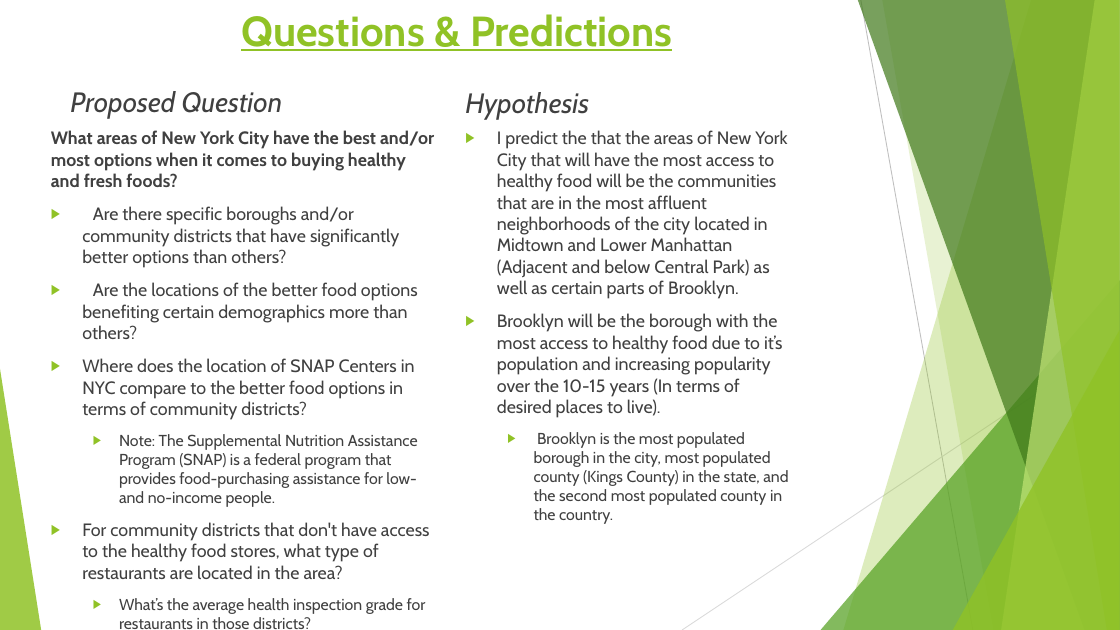
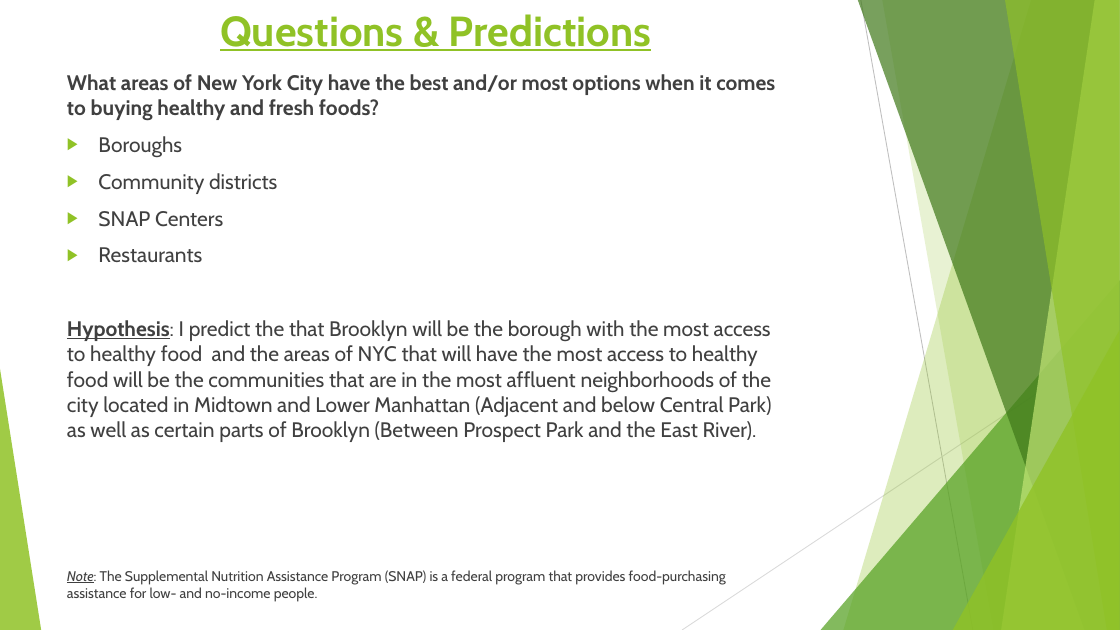
Before and after one commit to LJRollerII/NSS_Capstone_Project, a slide deck: slide 3 of presentation/Healthy_Food_Access_in_NYC.pptx. Drawn at 1120x630 pixels with LibreOffice and Linux fonts; fonts in the diff are those of the drawing. Boxes give left, top, right and bottom in pixels: in the first picture for what was removed or moved away, otherwise in the second. Text is boxed around its words. In the diff, an @@ line names an element or a change of style, - is before the commit and + after.

```diff
--- a/presentation/Healthy_Food_Access_in_NYC.pptx
+++ b/presentation/Healthy_Food_Access_in_NYC.pptx
@@ title "Questions & Predictions" moved from (x1=241, y1=14, x2=672, y2=51) to (x1=220, y1=14, x2=651, y2=51) @@
@@ text "What areas of New York ..." moved from (x1=51, y1=130, x2=434, y2=629) to (x1=67, y1=74, x2=775, y2=602) @@
@@ text at (x1=67, y1=74, x2=775, y2=602): size 15.3 to 18 pt in "What areas of New York City have ..."; size 13.6 to 12 pt in "Note: The Supplemental Nutrition Assistance Program (SNAP) ..."; italic on, underline on in "Note:"; bullet ▶ to none; list level 2 to 1 in "Note: The Supplemental Nutrition Assistance ..." @@
@@ text removed at (x1=70, y1=91, x2=283, y2=119) @@
-Proposed Question
@@ text removed at (x1=465, y1=92, x2=589, y2=119) @@
-Hypothesis
@@ text at (x1=67, y1=136, x2=771, y2=442): text changed; size 15.3 to 18 pt @@
-▶ Are there specific boroughs and/or community districts that have significantly better options than others?
-▶ Are the locations of the better food options benefiting certain demographics more than others?
-▶ Where does the location of SNAP Centers in NYC compare to the better food options in terms of community districts?
+▶ Boroughs
+▶ Community districts
+▶ SNAP Centers
+▶ Restaurants
+Hypothesis: I predict the that Brooklyn will be the borough with the most access to healthy food and the areas of NYC that will have the most access to healthy food will be the communities that are in the most affluent neighborhoods of the city located in Midtown and Lower Manhattan (Adjacent and below Central Park) as well as certain parts of Brooklyn (Between Prospect Park and the East River).
@@ text removed at (x1=497, y1=130, x2=788, y2=524) @@
-▶ I predict the that the areas of New York City that will have the most access to healthy food will be the communities that are in the most affluent neighborhoods of the city located in Midtown and Lower Manhattan (Adjacent and below Central Park) as well as certain parts of Brooklyn.
-▶ Brooklyn will be the borough with the most access to healthy food due to it’s population and increasing popularity over the 10-15 years (In terms of desired places to live).
-  ▶ Brooklyn is the most populated borough in the city, most populated county (Kings County) in the state, and the second most populated county in the country.
@@ text at (x1=82, y1=522, x2=430, y2=629): paragraphs removed @@
-▶ For community districts that don't have access to the healthy food stores, what type of restaurants are located in the area?
-  ▶ What’s the average health inspection grade for restaurants in those districts?
```
Also in this commit, not shown: 2 other slides changed, 2 other files.
